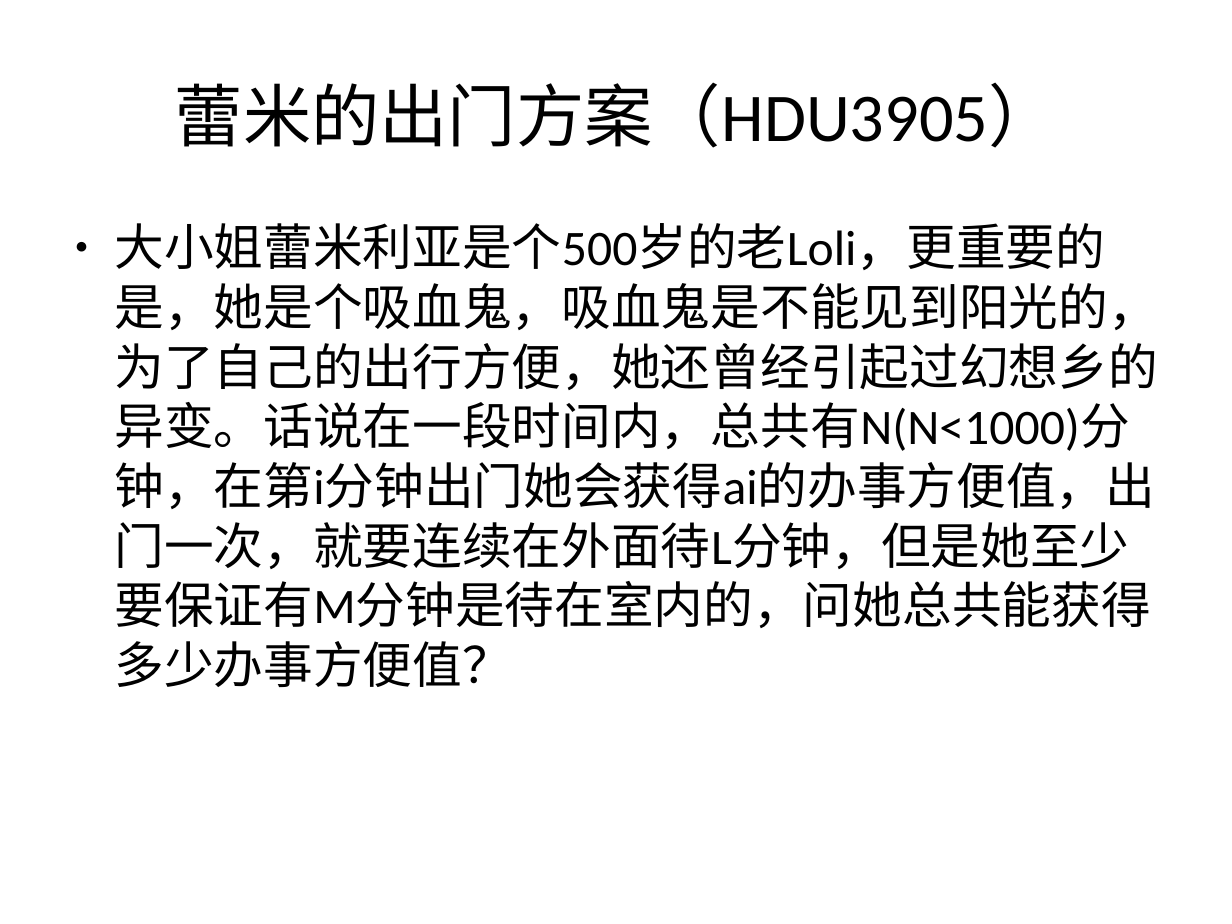
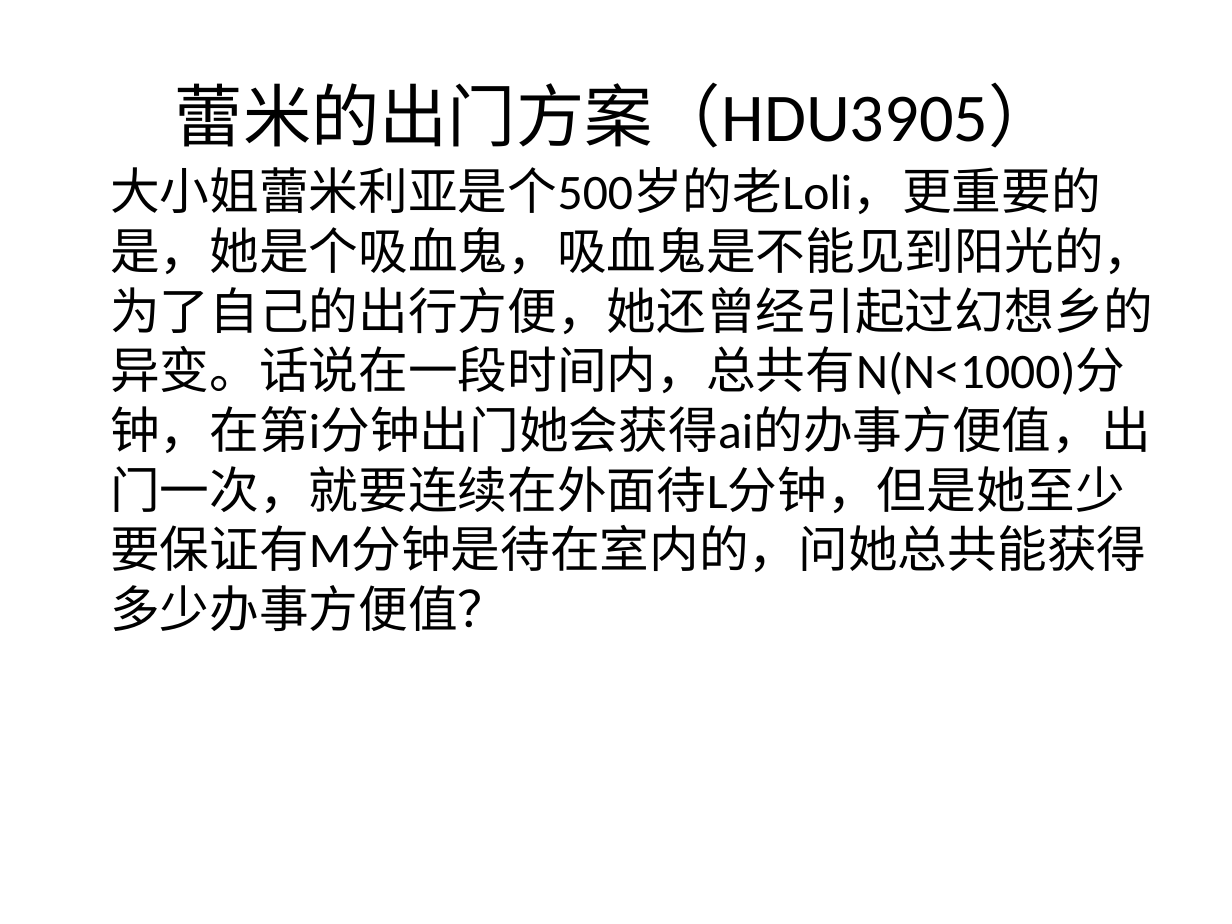
Before and after one commit to mfs6174/mfs6174-ACM, a slide deck: slide 11 of dpppt2.odp. Drawn at 1232x924 pixels with LibreOffice and Linux fonts; fonts in the diff are those of the drawing; background and template pictures are left out. Boxes give left, top, right and bottom in pixels: in the first picture for what was removed or moved away, otherwise in the second. Text is boxed around its words. In the diff, an @@ line names an element or a change of style, - is before the commit and + after.

```diff
--- a/dpppt2.odp
+++ b/dpppt2.odp
@@ text "大小姐蕾米利亚是个500岁的老Loli，更重要的是，她是个吸血鬼，吸血鬼是不能见到阳光的，为了自己的出行方便，她还曾经引 ...": place and size @@
-text "大小姐蕾米利亚是个500岁的老Loli，更重要的是，她是个吸血鬼，吸血鬼是不能见到阳光的，为了自己的出行方便，她还曾经引 ..." at [114, 223, 1157, 687]
+text "大小姐蕾米利亚是个500岁的老Loli，更重要的是，她是个吸血鬼，吸血鬼是不能见到阳光的，为了自己的出行方便，她还曾经引 ..." at [110, 167, 1153, 631]
@@ text "大小姐蕾米利亚是个500岁的老Loli，更重要的是，她是个吸血鬼，吸血鬼是不能见到阳光的，为了自己的出行方便，她还曾经引 ..." at [110, 167, 1153, 631]: bullet colour #000000 to #FFFFFF @@
```
Also in this commit, not shown: 17 other slides changed.
